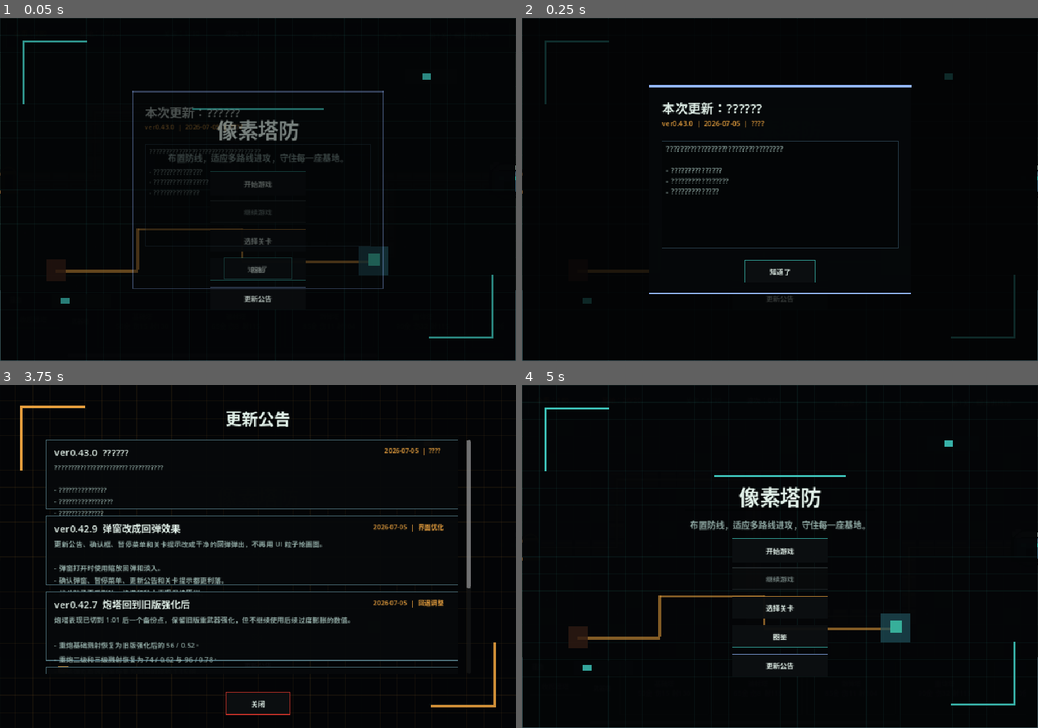
Above: before the commit, frames 1-4 (two rows, left to right).
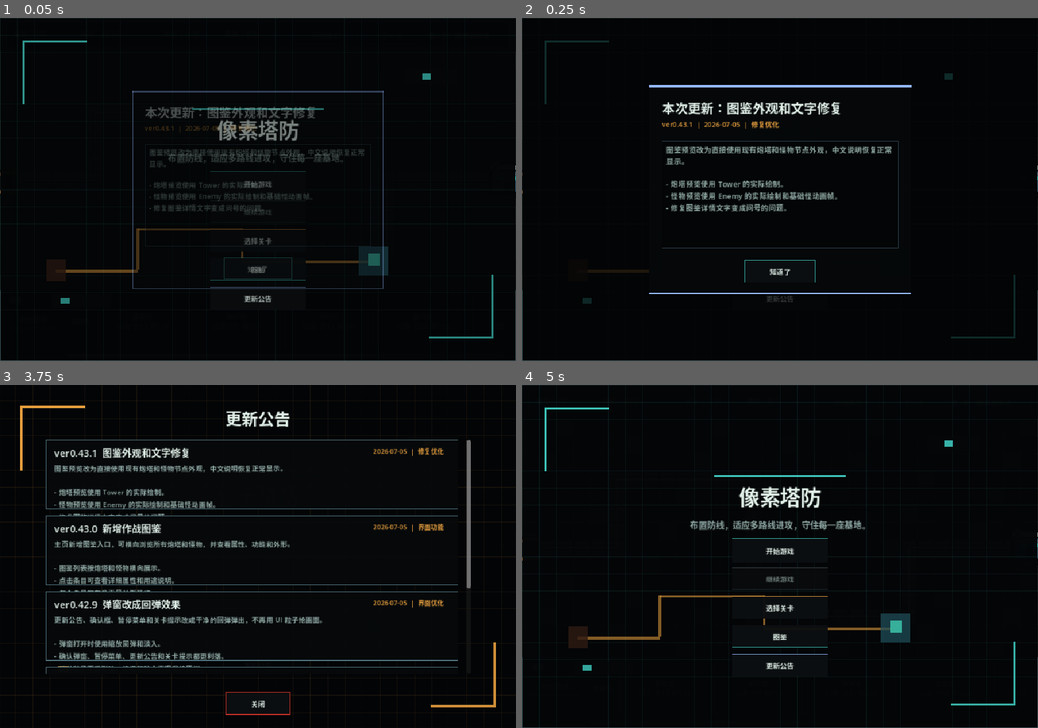
Above: after the commit, the same moments.

Repository: HiKokoro/Pixel-Tower-Defense
Game: Godot game, scene res://scenes/Main.tscn
The game is run twice, just before and just after one commit, with the same random seed, the same clock (stepped at 60 frames per second) and the same inputs.
Inputs:
- Up to frame 1 (0.05 s): no input
- Up to frame 2 (0.25 s): no input
- Up to frame 3 (3.75 s): click "开始游戏" at 0.5 s; click "开始游戏" at 1.25 s; click "选择关卡" at 2 s; click "图鉴" at 2.75 s; click "更新公告" at 3.5 s
- Up to frame 4 (5 s): click "关闭" at 4.25 s

The runs differ from the first frame. In frame 1, 1.5% of the frame differs, in the area x 28-71%, y 25-57%; in frame 2, 2.9%; in frame 3, 6.2%, in the area x 10-86%, y 18-83%; in frame 4, nothing differs.

Commit message:
Fix codex previews and text encoding

Diff:
--- a/scripts/GameUI.gd
+++ b/scripts/GameUI.gd
@@ -354,88 +354,61 @@
 
 	var item_kind: String = "tower"
 	var config: Dictionary = {}
+	var preview_node: Node2D
 
 	func set_item(new_kind: String, new_config: Dictionary) -> void:
 		item_kind = new_kind
 		config = new_config.duplicate(true)
+		_refresh_preview_node()
 		queue_redraw()
 
+	func _notification(what: int) -> void:
+		if what == NOTIFICATION_RESIZED and preview_node != null and is_instance_valid(preview_node):
+			preview_node.position = size * 0.5
+			preview_node.scale = Vector2.ONE * _get_preview_scale()
+
 	func _draw() -> void:
-		var center := size * 0.5
 		draw_rect(Rect2(Vector2.ZERO, size), Color(0.018, 0.026, 0.032, 0.88))
 		draw_rect(Rect2(Vector2.ONE, size - Vector2(2.0, 2.0)), _get_item_color().darkened(0.18), false, 2.0)
-		draw_set_transform(center, 0.0, Vector2.ONE)
+
+	func _refresh_preview_node() -> void:
+		if preview_node != null and is_instance_valid(preview_node):
+			preview_node.queue_free()
+		preview_node = null
+
+		preview_node = _make_enemy_preview_node() if item_kind == "enemy" else _make_tower_preview_node()
+		if preview_node == null:
+			return
+		preview_node.name = "ActualCodexPreview"
+		preview_node.position = size * 0.5
+		preview_node.scale = Vector2.ONE * _get_preview_scale()
+		preview_node.set_process(false)
+		preview_node.set_physics_process(false)
+		add_child(preview_node)
+
+	func _make_tower_preview_node() -> Tower:
+		var tower := Tower.new()
+		tower.setup(null, Vector2i.ZERO, config)
+		tower.selected = false
+		if _is_support_config():
+			tower.apply_augmentation(config)
+		return tower
+
+	func _make_enemy_preview_node() -> Enemy:
+		var enemy := Enemy.new()
+		var route_points: Array[Vector2] = [Vector2.ZERO, Vector2.RIGHT]
+		enemy.setup(route_points, 100, 1.0, 0, config, 1.0)
+		enemy.health = enemy.max_health
+		return enemy
+
+	func _is_support_config() -> bool:
+		return str(config.get("category", "weapon")) == "support"
+
+	func _get_preview_scale() -> float:
+		var preview_extent := minf(size.x, size.y)
 		if item_kind == "enemy":
-			_draw_enemy_preview()
-		else:
-			_draw_tower_preview()
-		draw_set_transform(Vector2.ZERO, 0.0, Vector2.ONE)
-
-	func _draw_tower_preview() -> void:
-		var body := _get_item_color()
-		var barrel := _get_config_color("barrel_color", body.darkened(0.45))
-		var projectile := _get_config_color("projectile_color", body.lightened(0.35))
-		var type_id := str(config.get("id", "basic"))
-		draw_rect(Rect2(Vector2(-28.0, -28.0), Vector2(56.0, 56.0)), Color(0.08, 0.12, 0.15))
-		match type_id:
-			"rapid":
-				draw_rect(Rect2(Vector2(-20.0, -20.0), Vector2(40.0, 40.0)), body)
-				draw_line(Vector2(-6.0, 0.0), Vector2(34.0, 0.0), barrel, 5.0, false)
-				draw_line(Vector2(0.0, -8.0), Vector2(30.0, -8.0), barrel.lightened(0.15), 3.0, false)
-				draw_rect(Rect2(Vector2(30.0, -4.0), Vector2(8.0, 8.0)), projectile)
-			"shotgun":
-				draw_rect(Rect2(Vector2(-22.0, -18.0), Vector2(44.0, 36.0)), body)
-				for angle in [-0.42, -0.20, 0.0, 0.20, 0.42]:
-					var end := Vector2.RIGHT.rotated(angle) * 34.0
-					draw_line(Vector2.ZERO, end, barrel, 4.0, false)
-			"cannon":
-				draw_rect(Rect2(Vector2(-24.0, -24.0), Vector2(48.0, 48.0)), body.darkened(0.1))
-				draw_rect(Rect2(Vector2(-16.0, -16.0), Vector2(32.0, 32.0)), body.lightened(0.12))
-				draw_line(Vector2(-4.0, 0.0), Vector2(38.0, 0.0), barrel, 9.0, false)
-				draw_rect(Rect2(Vector2(34.0, -6.0), Vector2(12.0, 12.0)), projectile)
-			"sniper":
-				draw_colored_polygon(PackedVector2Array([Vector2(-24.0, 0.0), Vector2(0.0, -22.0), Vector2(24.0, 0.0), Vector2(0.0, 22.0)]), body)
-				draw_line(Vector2(-2.0, 0.0), Vector2(42.0, 0.0), barrel, 3.0, false)
-				draw_circle(Vector2.ZERO, 8.0, projectile)
-			"amplifier":
-				draw_rect(Rect2(Vector2(-22.0, -22.0), Vector2(44.0, 44.0)), body)
-				draw_arc(Vector2.ZERO, 26.0, 0.0, TAU, 40, projectile, 3.0, true)
-				draw_line(Vector2(-13.0, 0.0), Vector2(13.0, 0.0), projectile, 3.0, true)
-				draw_line(Vector2(0.0, -13.0), Vector2(0.0, 13.0), projectile, 3.0, true)
-			_:
-				draw_rect(Rect2(Vector2(-22.0, -22.0), Vector2(44.0, 44.0)), body)
-				draw_line(Vector2.ZERO, Vector2(34.0, 0.0), barrel, 5.0, false)
-				draw_rect(Rect2(Vector2(31.0, -4.0), Vector2(8.0, 8.0)), projectile)
-
-	func _draw_enemy_preview() -> void:
-		var body := _get_item_color()
-		var outline := _get_config_color("outline", body.darkened(0.55))
-		var radius := clampf(float(config.get("radius", 13.0)) * 1.55, 16.0, 32.0)
-		match str(config.get("shape", "circle")):
-			"square":
-				draw_rect(Rect2(Vector2(-radius, -radius), Vector2(radius * 2.0, radius * 2.0)), body)
-				draw_rect(Rect2(Vector2(-radius, -radius), Vector2(radius * 2.0, radius * 2.0)), outline, false, 3.0)
-			"diamond":
-				draw_colored_polygon(PackedVector2Array([Vector2(0.0, -radius), Vector2(radius, 0.0), Vector2(0.0, radius), Vector2(-radius, 0.0)]), body)
-				draw_polyline(PackedVector2Array([Vector2(0.0, -radius), Vector2(radius, 0.0), Vector2(0.0, radius), Vector2(-radius, 0.0), Vector2(0.0, -radius)]), outline, 3.0, true)
-			"triangle":
-				draw_colored_polygon(PackedVector2Array([Vector2(0.0, -radius), Vector2(radius, radius * 0.82), Vector2(-radius, radius * 0.82)]), body)
-				draw_polyline(PackedVector2Array([Vector2(0.0, -radius), Vector2(radius, radius * 0.82), Vector2(-radius, radius * 0.82), Vector2(0.0, -radius)]), outline, 3.0, true)
-			"hex":
-				var points := PackedVector2Array()
-				for index in range(6):
-					points.append(Vector2.RIGHT.rotated(TAU * float(index) / 6.0) * radius)
-				draw_colored_polygon(points, body)
-				var outline_points := points.duplicate()
-				outline_points.append(points[0])
-				draw_polyline(outline_points, outline, 3.0, true)
-			_:
-				draw_circle(Vector2.ZERO, radius, body)
-				draw_arc(Vector2.ZERO, radius, 0.0, TAU, 48, outline, 3.0, true)
-		draw_rect(Rect2(Vector2(-8.0, -7.0), Vector2(5.0, 5.0)), Color(1.0, 0.88, 0.68))
-		draw_rect(Rect2(Vector2(3.0, -7.0), Vector2(5.0, 5.0)), Color(1.0, 0.88, 0.68))
-		if bool(config.get("taunt", false)):
-			draw_arc(Vector2.ZERO, radius + 7.0, 0.0, TAU, 48, Color(0.95, 0.95, 0.78, 0.70), 3.0, true)
+			return clampf(preview_extent / 58.0, 0.85, 2.4)
+		return clampf(preview_extent / 88.0, 0.72, 1.80)
 
 	func _get_item_color() -> Color:
 		return _get_config_color("color", Color(0.42, 0.82, 1.0))
@@ -445,6 +418,8 @@
 		if raw_value is Color:
 			return raw_value
 		return fallback
+
+
 const CONSOLE_COMMANDS: Array[String] = [
 	"help",
 	"start",
@@ -2748,47 +2723,47 @@
 
 func _format_tower_codex_body(config: Dictionary) -> String:
 	var lines: Array[String] = []
-	lines.append("???%d ??" % _get_tower_config_cost(config))
-	lines.append("???? %d ?" % (_get_tower_config_unlock_level(config) + 1))
+	lines.append("费用：%d 金币" % _get_tower_config_cost(config))
+	lines.append("解锁：第 %d 关" % (_get_tower_config_unlock_level(config) + 1))
 	if _is_support_tower_config(config):
-		lines.append("????? +%d%%??? +%d%%" % [_format_multiplier_bonus(config, "damage_multiplier"), _format_multiplier_bonus(config, "range_multiplier")])
+		lines.append("属性：伤害 +%d%%，射程 +%d%%" % [_format_multiplier_bonus(config, "damage_multiplier"), _format_multiplier_bonus(config, "range_multiplier")])
 	else:
-		lines.append("???%d  |  ???%d  |  ?????%.2f ?" % [_get_tower_config_damage(config), int(_get_tower_config_range(config)), _get_tower_config_interval(config)])
-		lines.append("?????%d" % int(float(config.get("projectile_speed", 0.0))))
+		lines.append("属性：伤害 %d  |  射程 %d  |  间隔 %.2f 秒" % [_get_tower_config_damage(config), int(_get_tower_config_range(config)), _get_tower_config_interval(config)])
+		lines.append("弹丸速度：%d" % int(float(config.get("projectile_speed", 0.0))))
 	var type_id := str(config.get("id", "basic"))
 	match type_id:
 		"rapid":
-			lines.append("???????????????????????????")
+			lines.append("功能：高射速炮塔，适合追击漏掉的快速怪和补刀残血目标。")
 		"shotgun":
-			lines.append("?????????????????????????")
+			lines.append("功能：散射多枚弹丸，近距离对成群怪物效果最好。")
 		"cannon":
-			lines.append("?????????????? %.0f????? %.0f%%?" % [float(config.get("splash_radius", 0.0)), float(config.get("splash_ratio", 0.0)) * 100.0])
+			lines.append("功能：重型溅射输出。爆炸半径 %.0f，边缘伤害 %.0f%%。" % [float(config.get("splash_radius", 0.0)), float(config.get("splash_ratio", 0.0)) * 100.0])
 		"sniper":
-			lines.append("????????????? %d ?????????????" % int(config.get("pierce", 0)))
+			lines.append("功能：超远距离精准点杀，弹丸可穿透 %d 个目标。" % int(config.get("pierce", 0)))
 		"amplifier":
-			lines.append("???????????????????????????")
+			lines.append("功能：支援增幅层，不单独射击；建造时叠加到已有炮塔上。")
 		_:
-			lines.append("????????????????????")
+			lines.append("功能：均衡的基础炮塔，提供稳定单体输出。")
 	return "\n".join(lines)
 
 
 func _format_enemy_codex_body(config: Dictionary) -> String:
 	var lines: Array[String] = []
-	lines.append("???? x%.2f  |  ???? x%.2f  |  ???? x%.2f" % [float(config.get("health_mul", 1.0)), float(config.get("speed_mul", 1.0)), float(config.get("reward_mul", 1.0))])
-	lines.append("?????%.1f  |  ?????%d" % [float(config.get("radius", 12.0)), int(config.get("base_damage", 1))])
+	lines.append("生命倍率 x%.2f  |  速度倍率 x%.2f  |  奖励倍率 x%.2f" % [float(config.get("health_mul", 1.0)), float(config.get("speed_mul", 1.0)), float(config.get("reward_mul", 1.0))])
+	lines.append("体型半径：%.1f  |  基地伤害：%d" % [float(config.get("radius", 12.0)), int(config.get("base_damage", 1))])
 	match str(config.get("id", "grunt")):
 		"runner":
-			lines.append("?????????????????????????????")
+			lines.append("功能：高速压迫单位，会惩罚攻速慢或覆盖不足的防线。")
 		"brute":
-			lines.append("??????????????????????????")
+			lines.append("功能：慢速重甲单位，生命更高，到达基地时伤害更高。")
 		"shield":
-			lines.append("????????????????????????")
+			lines.append("功能：持盾怪物，用来检验防线的持续输出和覆盖。")
 		"taunt":
-			lines.append("?????????????????????????")
+			lines.append("功能：嘲讽堡垒单位，会吸引炮塔火力并保护同波次怪物推进。")
 		"elite":
-			lines.append("????????????????????????")
+			lines.append("功能：后期精英威胁，生命很高，击杀后奖励也更高。")
 		_:
-			lines.append("??????????????????????")
+			lines.append("功能：基础怪物，用来衡量普通输出和经济节奏。")
 	return "\n".join(lines)
 
 
--- a/scripts/UpdateAnnouncements.gd
+++ b/scripts/UpdateAnnouncements.gd
@@ -1,7 +1,7 @@
 extends RefCounted
 class_name UpdateAnnouncements
 
-const LATEST_ANNOUNCEMENT_FALLBACK_ID := "ver0.43.0"
+const LATEST_ANNOUNCEMENT_FALLBACK_ID := "ver0.43.1"
 const MAX_PLAYER_ANNOUNCEMENTS: int = 5
 
 
@@ -15,16 +15,29 @@
 static func get_recent_announcements() -> Array[Dictionary]:
 	var announcements: Array[Dictionary] = [
 		{
+			"id": "ver0.43.1",
+			"version": "ver0.43.1",
+			"date": "2026-07-05",
+			"kind": "修复优化",
+			"title": "图鉴外观和文字修复",
+			"summary": "图鉴预览改为直接使用现有炮塔和怪物节点外观，中文说明恢复正常显示。",
+			"bullets": [
+				"炮塔预览使用 Tower 的实际绘制。",
+				"怪物预览使用 Enemy 的实际绘制和基础怪动画帧。",
+				"修复图鉴详情文字变成问号的问题。",
+			],
+		},
+		{
 			"id": "ver0.43.0",
 			"version": "ver0.43.0",
 			"date": "2026-07-05",
-			"kind": "????",
-			"title": "??????",
-			"summary": "??????????????????????????????????",
-			"bullets": [
-				"???????????????",
-				"?????????????????",
-				"??????????????",
+			"kind": "界面功能",
+			"title": "新增作战图鉴",
+			"summary": "主页新增图鉴入口，可横向浏览所有炮塔和怪物，并查看属性、功能和外形。",
+			"bullets": [
+				"图鉴列表按炮塔和怪物横向展示。",
+				"点击条目可查看详细属性和用途说明。",
+				"每个条目都有像素风外形预览。",
 			],
 		},
 		{
Not shown, changed: CHANGELOG.md
